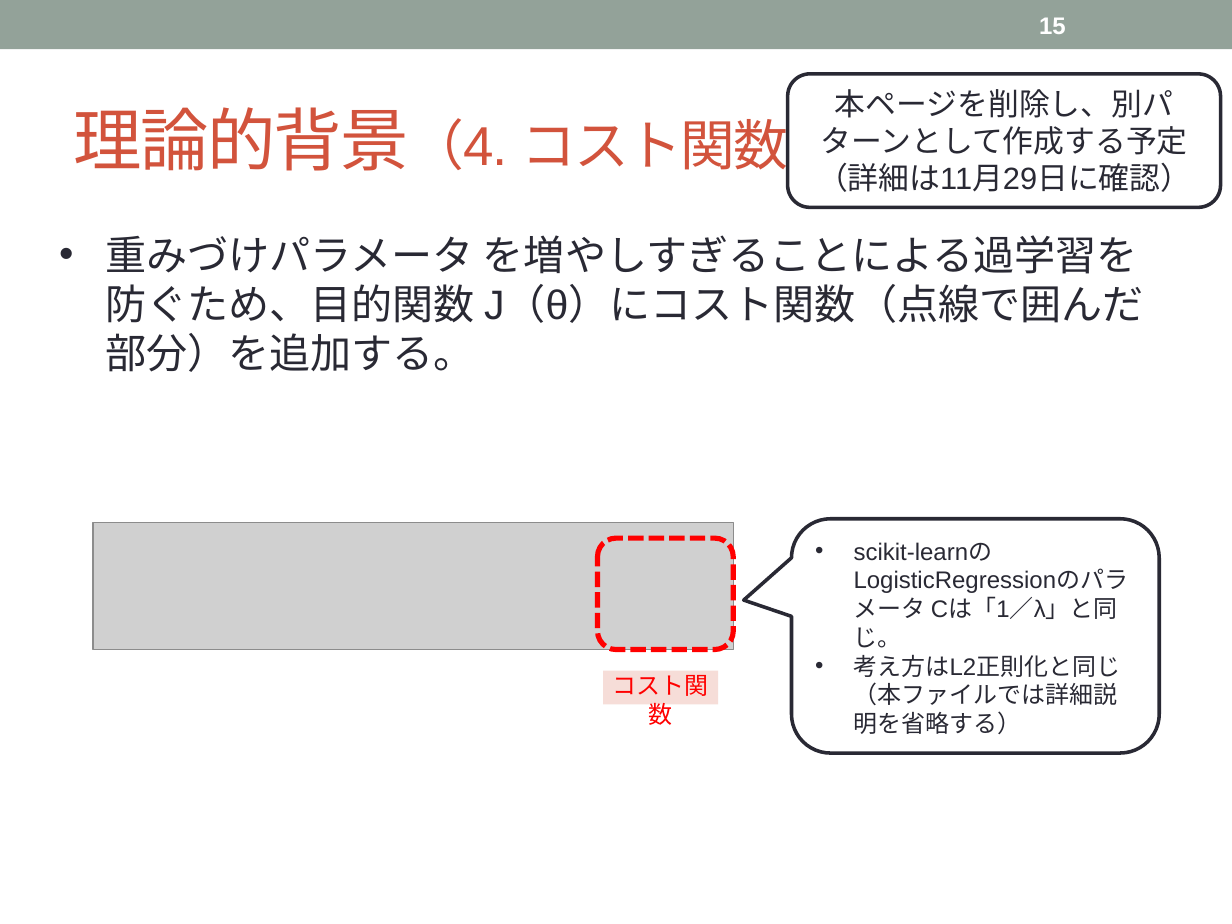
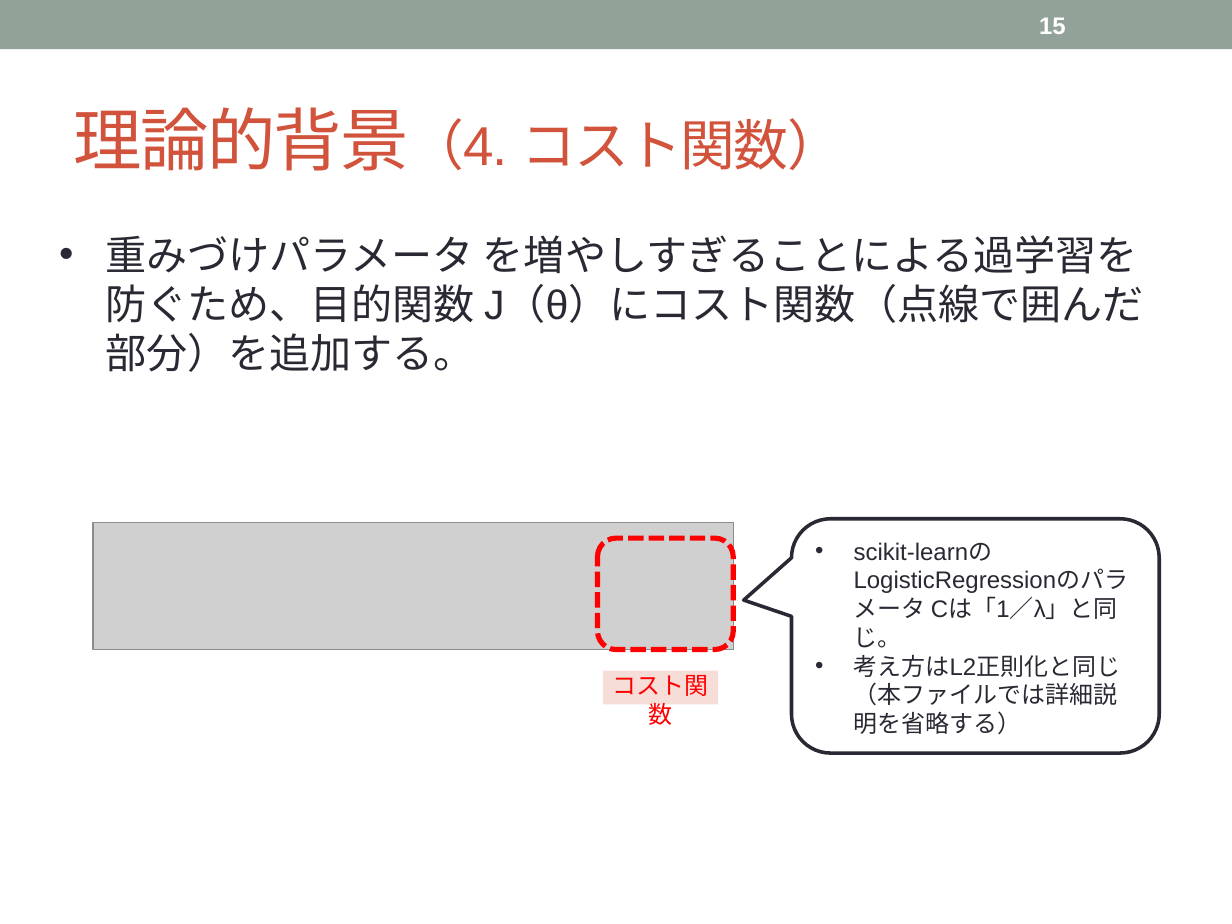
Before and after one commit to tsuchiyatoshio/team, a slide deck: slide 15 of oouchi/1.2_LogisticRegression/1.2_RogisticRegression.pptx. Drawn at 1232x924 pixels with LibreOffice and Linux fonts; fonts in the diff are those of the drawing; grey boxes stand for pictures. Boxes give left, top, right and bottom in pixels: in the first picture for what was removed or moved away, otherwise in the second. Text is boxed around its words. In the diff, an @@ line names an element or a change of style, - is before the commit and + after.

Commit message:
miner update ppt

```diff
--- a/oouchi/1.2_LogisticRegression/1.2_RogisticRegression.pptx
+++ b/oouchi/1.2_LogisticRegression/1.2_RogisticRegression.pptx
@@ rounded rectangle removed at (787, 74, 1220, 207) @@
-本ページを削除し、別パターンとして作成する予定（詳細は11月29日に確認）
```
Also in this commit, not shown: 1 other file.
